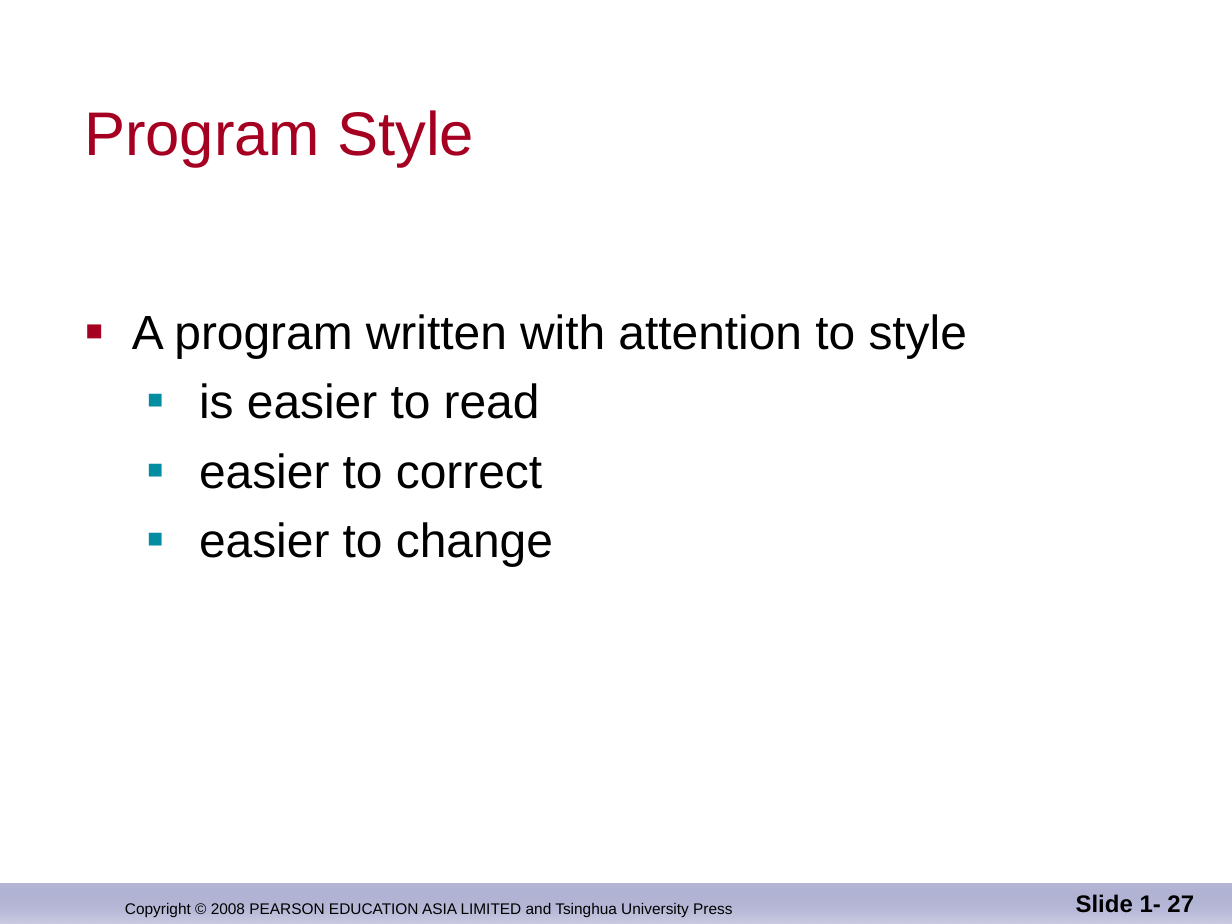
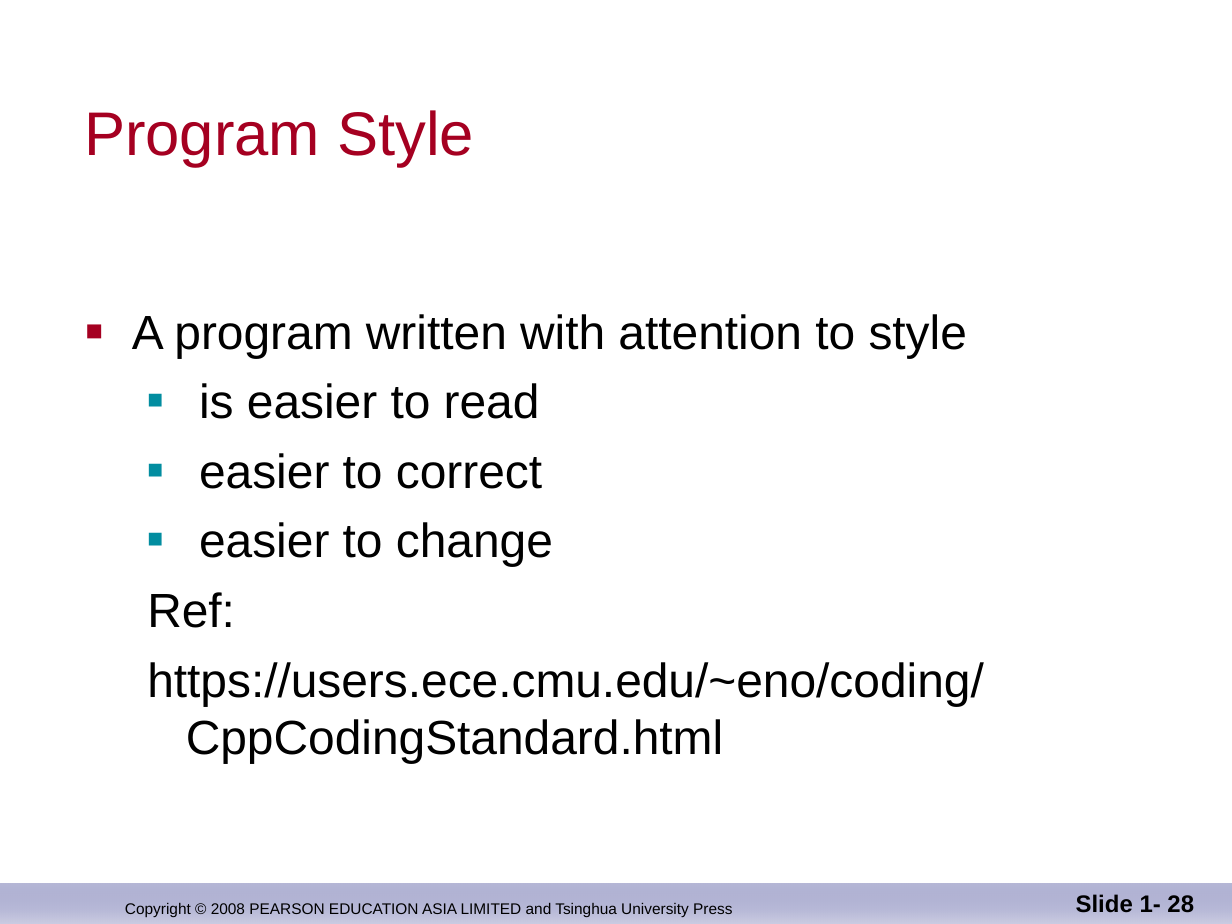
Before and after one commit to djuanbei/CPLUSPLUS, a slide deck: slide 28 of ppt/ch_01.ppt (slide 27 before the commit). Drawn at 1232x924 pixels with LibreOffice and Linux fonts; fonts in the diff are those of the drawing; background and template pictures are left out. Boxes give left, top, right and bottom in pixels: in the first picture for what was removed or moved away, otherwise in the second. Text is boxed around its words. In the diff, an @@ line names an element or a change of style, - is before the commit and + after.

```diff
--- a/ppt/ch_01.ppt
+++ b/ppt/ch_01.ppt
@@ text at (147,592,984,763): paragraphs added @@
+  Ref:
+  https://users.ece.cmu.edu/~eno/coding/CppCodingStandard.html
@@ page number at (1076,894,1194,913): text changed @@
-Slide 1- 27
+Slide 1- 28
```
Also in this commit, not shown: 1 other slide changed, 3 slides added, 1 slide removed, 2 other files.
